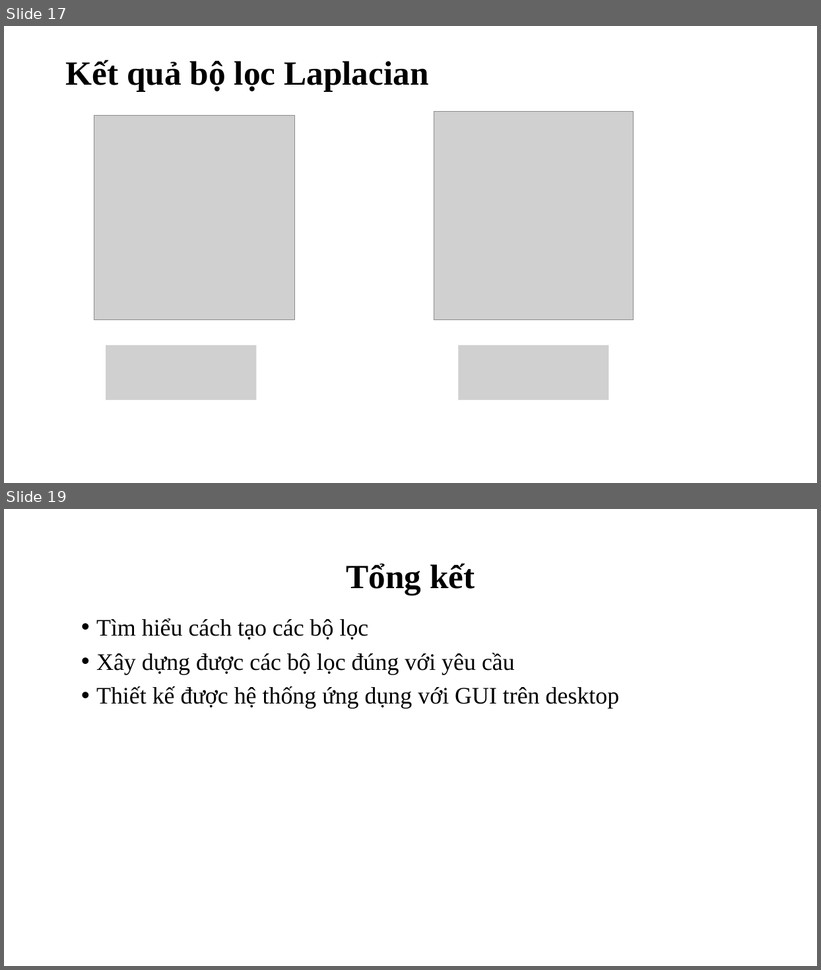
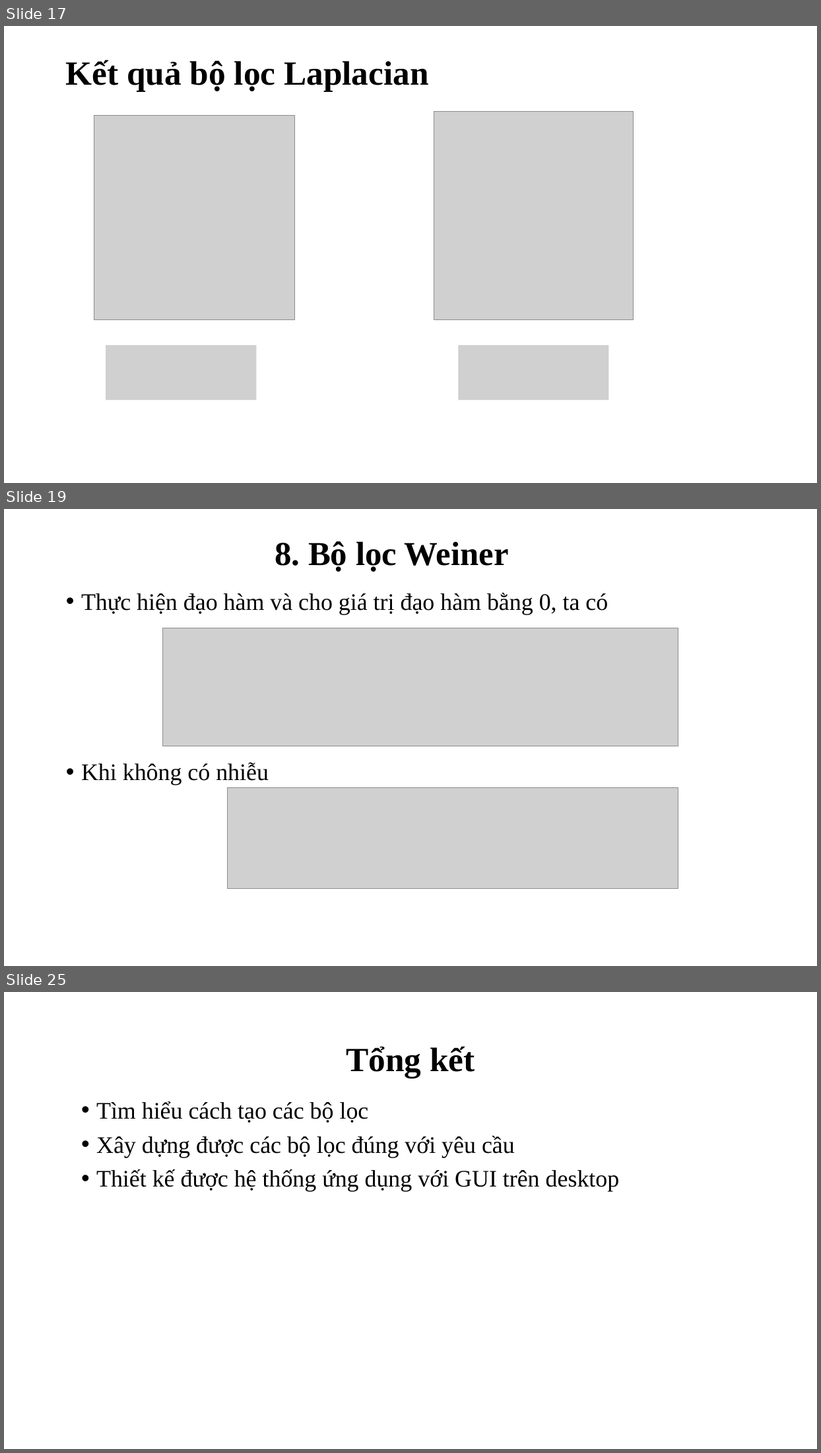
Before and after one commit to HelloKittty123/BTL-XLAS, a slide deck: Slide_XLAS.pptx. Shown one above the other, each under a label of ours: slides 17 and 19 before the commit, slides 17, 19 and 25 after it; the slides between them are not shown. The pictures are 821x970 and 821x1453 pixels, drawn with LibreOffice and Linux fonts; fonts in the diff are those of the drawing; grey boxes stand for pictures; background and template pictures are left out. Boxes give left, top, right and bottom in pixels: in the first picture for what was removed or moved away, otherwise in the second. Text is boxed around its words. In the diff, an @@ line names an element or a change of style, - is before the commit and + after.

```diff
--- a/Slide_XLAS.pptx
+++ b/Slide_XLAS.pptx
@@ slide 19 added at bbox=[4, 509, 817, 966], background picture (left out) @@
@@ title added at bbox=[275, 541, 509, 572], 39.6 pt, text #000000, bold @@
+8. Bộ lọc Weiner
@@ text added at bbox=[81, 593, 608, 785], 28 pt, text #000000 @@
+• Thực hiện đạo hàm và cho giá trị đạo hàm bằng 0, ta có
+• Khi không có nhiễu
@@ picture added at bbox=[162, 628, 679, 747] @@
@@ picture added at bbox=[227, 788, 679, 889] @@
@@ what was slide 19 is now slide 25 @@
```
Also in this commit, not shown: 5 slides changed, 5 other slides added, 9 other files.
